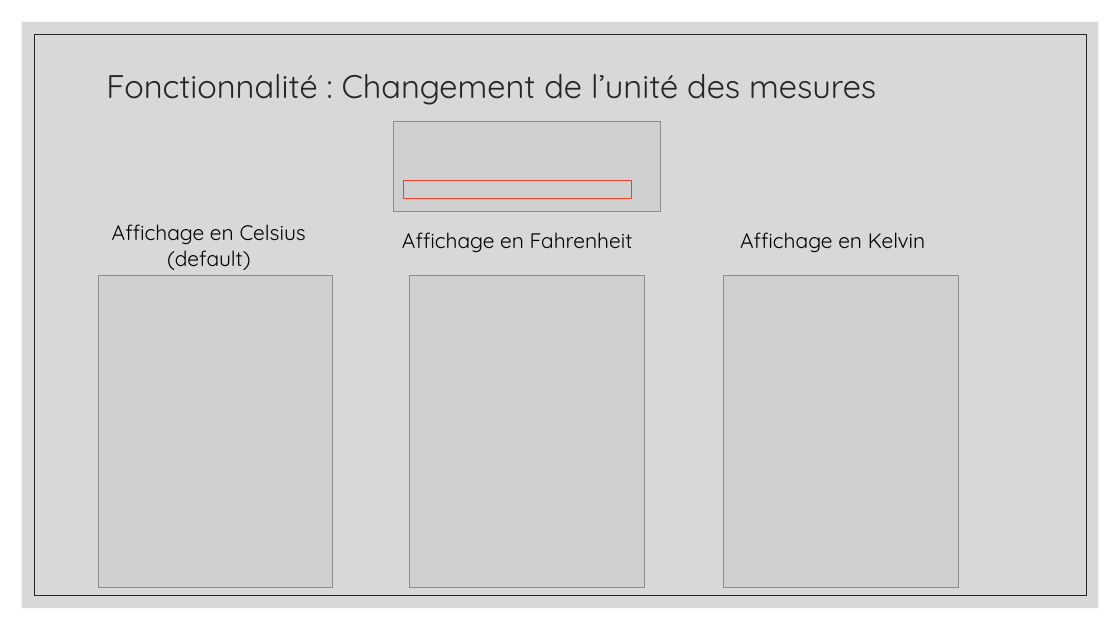
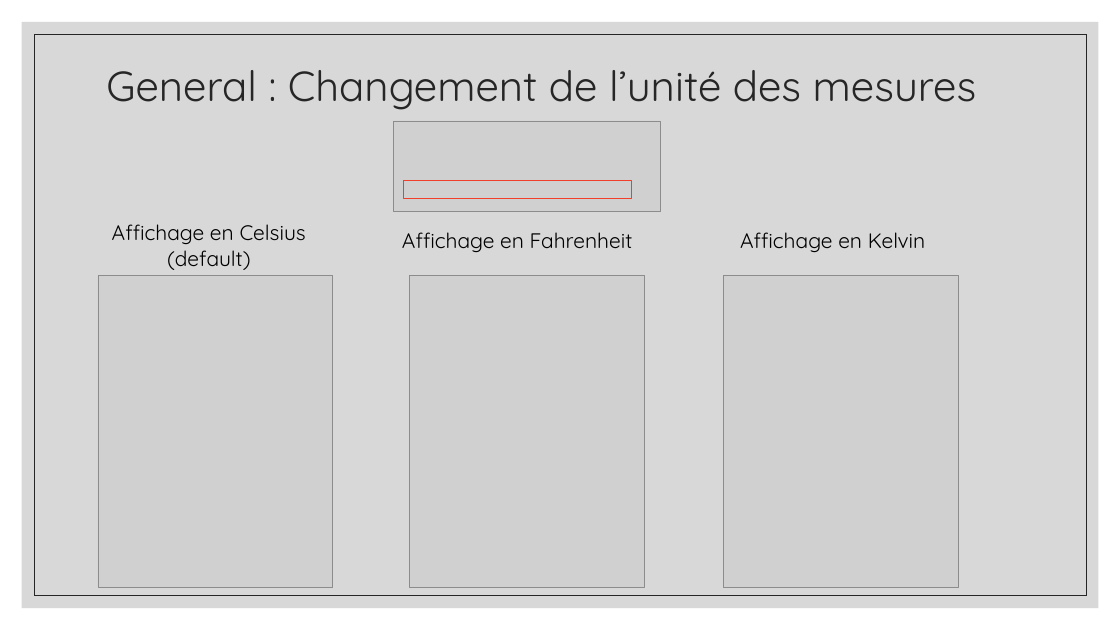
Before and after one commit to aiekick/ProjectStationMeteo, a slide deck: slide 47 of doc/StationMeteo_Soutenance_Stephane.pptx (slide 38 before the commit). Drawn at 1120x630 pixels with LibreOffice and Linux fonts; fonts in the diff are those of the drawing; grey boxes stand for pictures. Boxes give left, top, right and bottom in pixels: in the first picture for what was removed or moved away, otherwise in the second. Text is boxed around its words. In the diff, an @@ line names an element or a change of style, - is before the commit and + after.

```diff
--- a/doc/StationMeteo_Soutenance_Stephane.pptx
+++ b/doc/StationMeteo_Soutenance_Stephane.pptx
@@ title at [106, 70, 977, 110]: text changed; size 28 to 36 pt @@
-Fonctionnalité : Changement de l’unité des mesures
+General : Changement de l’unité des mesures
```
Also in this commit, not shown: 7 other slides changed, 15 slides added, 6 slides removed, 1 other file.
